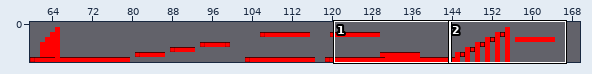
A Tiled map gets an edit: android/assets/res/maps/level3.tmx. Above: a wide view before the commit, with the close-up outlined.
Close-up. Before the edit:
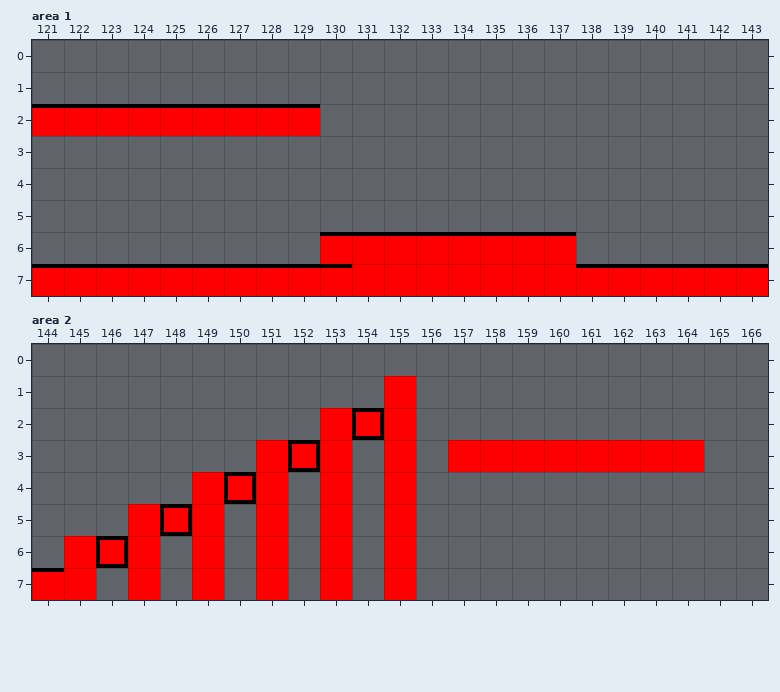
Cells are 32x32 px. Shown: area 1 x 121..143, y 0..7; area 2 x 144..166, y 0..7.
Now the later version:
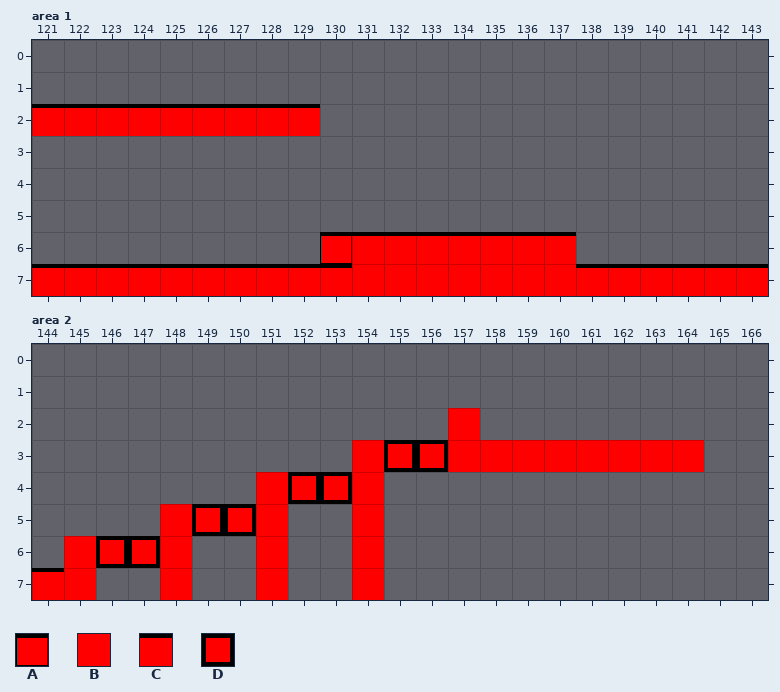
Key: from "demoblock": A 0, B 1, C 2, D 3.
_ is an empty cell.
The exact change:
Layer "platforms", area 1:
y 6: x 130 C -> _
Layer "corner", area 1:
y 6: x 130 _ -> A
Layer "platforms", area 2:
y 2: x 154 D -> _
y 3: x 152 D -> _; x 155..156 __ -> DD
y 4: x 150 D -> _; x 152..153 __ -> DD
y 5: x 148..150 D__ -> _DD
y 6: x 147 _ -> D
Layer "corner", area 2:
y 1: x 155 B -> _
y 2: x 153 B -> _; x 155 B -> _; x 157 _ -> B
y 3: x 151 B -> _; x 153..155 B_B -> _B_
y 4: x 149 B -> _; x 153..155 B_B -> _B_
y 5..7: x 147..149 B_B -> _B_; x 153..155 B_B -> _B_
Boxes around the changes in both close-ups, in picture pixels (x1, y1, x2, y2):
changed: (320, 236, 352, 264)
changed: (128, 376, 480, 600)
